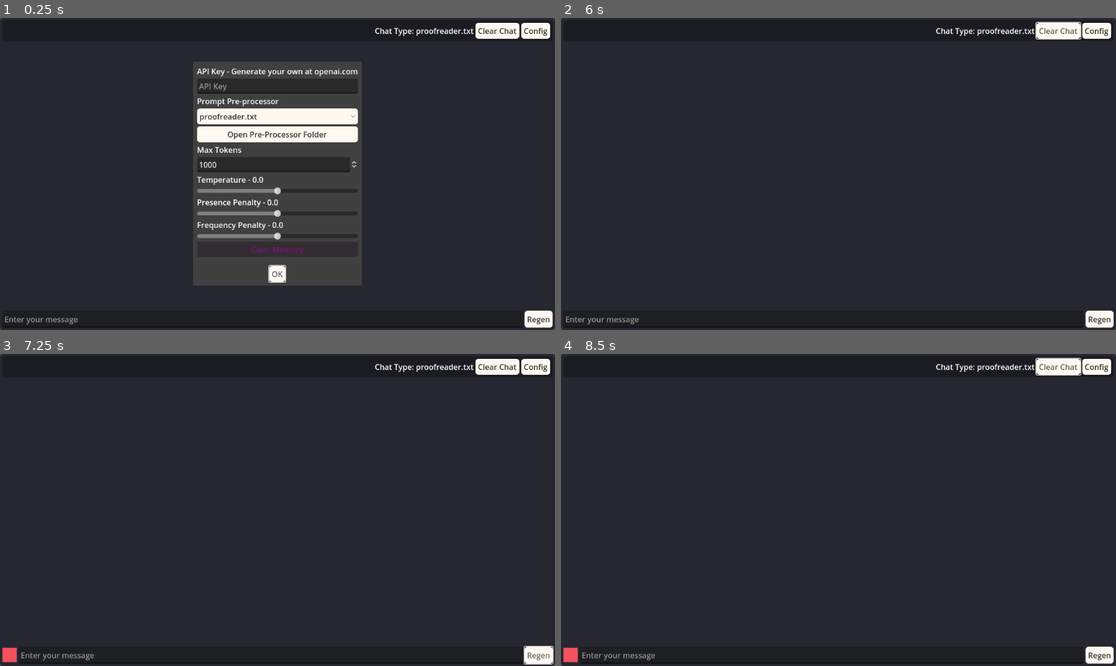
Above: before the commit, frames 1-4 (two rows, left to right).
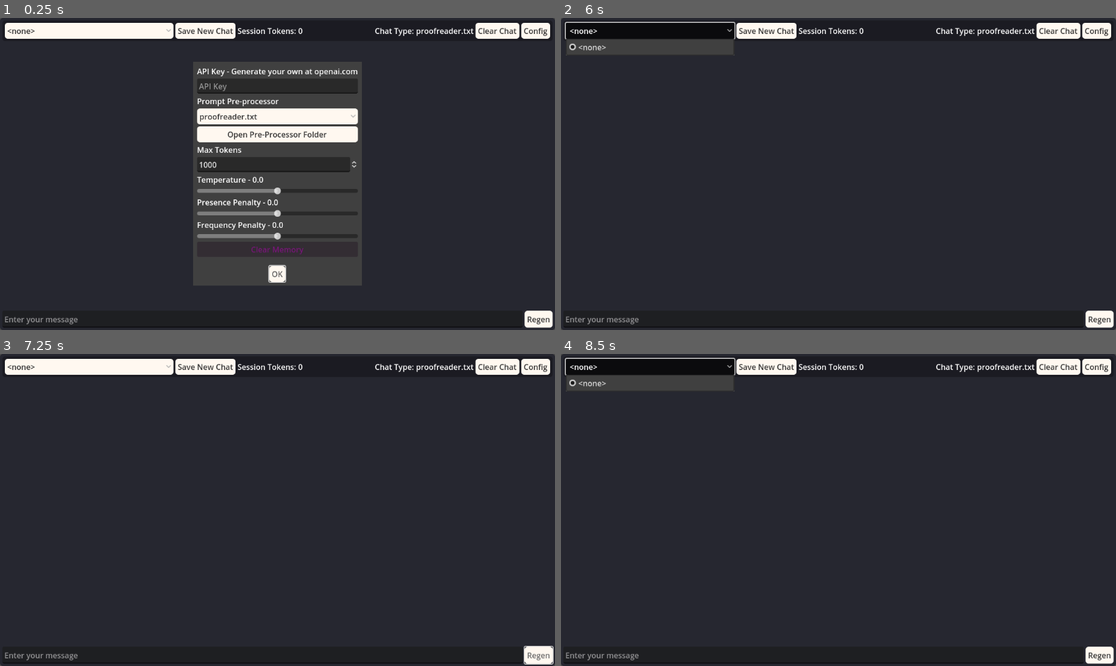
Above: after the commit, the same moments.

Repository: CDcruzCode/Quasai-GPT-Client
Game: Godot game, scene res://main_chat.tscn
Two runs of this game, one before a commit and one after it. Both use one fixed random seed, a clock stepped at 60 frames per second and the inputs below.
Inputs (mouse positions are in pixels of both pictures, inside the frame that each line leads up to):
- Up to frame 1 (0.25 s): no input
- Up to frame 2 (6 s): click (821, 320) at 0.52 s; type "Alex" at 0.6 s; click (838, 86) at 0.75 s; type "12" at 0.83 s; click (649, 30) at 1.25 s, where only the run after the commit has a clickable "<none>"; click (766, 30) at 2 s, where only the run after the commit has a clickable "Save New Chat"; click "Regen" at 2.75 s; click "OK" at 3.5 s; click "Clear Chat" at 4.25 s; click "Clear Chat" at 5 s; click (649, 30) at 5.75 s, where only the run after the commit has a clickable "<none>"
- Up to frame 3 (7.25 s): click "Regen" at 6.5 s
- Up to frame 4 (8.5 s): click "Clear Chat" at 7.25 s; click (649, 366) at 8 s, where only the run after the commit has a clickable "<none>"

The runs differ from the first frame. In frame 1, 2.2% of the frame differs, in the area x 0-55%, y 1-7%; in frame 2, 2.4%; in frame 3, 2.5%; in frame 4, 2.7%, in the area x 0-94%, y 1-100%.
Error before the commit: Cannot call method 'queue_free' on a null value. (res://scripts/chat.gd:206)

Commit message:
Add files via upload

Diff:
--- a/main_chat.tscn
+++ b/main_chat.tscn
@@ -29,8 +29,24 @@
 alignment = 2
 metadata/_edit_lock_ = true
 
+[node name="saved_chats_list" type="OptionButton" parent="vbox/PanelContainer/hbox2"]
+custom_minimum_size = Vector2(350, 0)
+layout_mode = 2
+size_flags_horizontal = 0
+
+[node name="save_chat_button" type="Button" parent="vbox/PanelContainer/hbox2"]
+layout_mode = 2
+size_flags_horizontal = 0
+text = "Save New Chat"
+
+[node name="session_tokens" type="Label" parent="vbox/PanelContainer/hbox2"]
+layout_mode = 2
+size_flags_horizontal = 3
+text = "Session Tokens: 0"
+
 [node name="chat_label" type="Label" parent="vbox/PanelContainer/hbox2"]
 layout_mode = 2
+text = "Chat Type"
 horizontal_alignment = 2
 
 [node name="clear_chat" type="Button" parent="vbox/PanelContainer/hbox2"]
@@ -68,6 +84,7 @@
 layout_mode = 2
 size_flags_horizontal = 3
 placeholder_text = "Enter your message"
+wrap_mode = 1
 scroll_fit_content_height = true
 
 [node name="regen" type="Button" parent="vbox/hbox"]
@@ -76,7 +93,6 @@
 
 [node name="config_popup" type="AcceptDialog" parent="."]
 size = Vector2i(350, 465)
-visible = true
 borderless = true
 
 [node name="vbox" type="VBoxContainer" parent="config_popup"]
@@ -155,3 +171,24 @@
 layout_mode = 2
 disabled = true
 text = "Clear Memory"
+
+[node name="save_chat_popup" type="ConfirmationDialog" parent="."]
+initial_position = 2
+title = "New Chat Name"
+size = Vector2i(350, 100)
+always_on_top = true
+ok_button_text = "Save"
+
+[node name="save_chat_name" type="LineEdit" parent="save_chat_popup"]
+offset_left = 8.0
+offset_top = 8.0
+offset_right = 342.0
+offset_bottom = 49.0
+placeholder_text = "enter name"
+
+[node name="quit_popup" type="ConfirmationDialog" parent="."]
+initial_position = 2
+title = "Save & Quit?"
+size = Vector2i(200, 82)
+ok_button_text = "Save & Quit"
+cancel_button_text = "Quit"
--- a/message_box.tscn
+++ b/message_box.tscn
@@ -1,4 +1,6 @@
-[gd_scene load_steps=2 format=3 uid="uid://dufgj34v5fdh4"]
+[gd_scene load_steps=3 format=3 uid="uid://dufgj34v5fdh4"]
+
+[ext_resource type="Script" path="res://scripts/message_box.gd" id="1_jmfhu"]
 
 [sub_resource type="StyleBoxEmpty" id="StyleBoxEmpty_roovv"]
 
@@ -17,8 +19,11 @@
 custom_minimum_size = Vector2(700, 30)
 layout_mode = 2
 size_flags_horizontal = 8
+mouse_default_cursor_shape = 2
+script = ExtResource("1_jmfhu")
 
 [node name="msg" type="RichTextLabel" parent="message_box"]
 layout_mode = 2
+mouse_filter = 2
 text = "test dsfh sdfh sfhdfss sdfhs "
 fit_content = true
--- a/project.godot
+++ b/project.godot
@@ -16,6 +16,8 @@
 config/custom_user_dir_name="chatgpt_client"
 config/features=PackedStringArray("4.0", "GL Compatibility")
 config/icon="res://icon.svg"
+config/auto_accept_quit=false
+config/quit_on_go_back=false
 
 [dotnet]
 
--- a/scripts/chat.gd
+++ b/scripts/chat.gd
@@ -9,6 +9,11 @@
 @onready var chat_label = $vbox/PanelContainer/hbox2/chat_label
 @onready var clear_chat_button = $vbox/PanelContainer/hbox2/clear_chat
 @onready var regen_button = $vbox/hbox/regen
+@onready var session_tokens_display = $vbox/PanelContainer/hbox2/session_tokens
+@onready var save_chat_popup = $save_chat_popup
+@onready var save_chat_name = $save_chat_popup/save_chat_name
+@onready var save_chat_button = $vbox/PanelContainer/hbox2/save_chat_button
+@onready var saved_chats_list:OptionButton = $vbox/PanelContainer/hbox2/saved_chats_list
 
 @onready var config_popup = $config_popup
 @onready var config_button = $vbox/PanelContainer/hbox2/config
@@ -28,6 +33,7 @@
 var TEMPERATURE:float = 1.4
 var PRESENCE:float = 0.4
 var FREQUENCY:float = 1.0
+var session_token_total:int = 0
 
 var bot_thinking:bool = false
 var chat_memory:PackedStringArray = []
@@ -40,16 +46,24 @@
 
 func _ready():
 	copy_prompts_folder()
+	var dir = DirAccess.open("user://")
+	dir.make_dir("user://saved_conversations")
 
 	user_input.gui_input.connect(user_gui)
 	loading.hide()
 	config_popup.hide()
+	reload_chats_list()
+	saved_chats_list.item_selected.connect(load_saved_chat)
 
 	config_button.pressed.connect(func(): config_popup.popup_centered())
 	config_popup.confirmed.connect(save_config)
 	clear_chat_button.pressed.connect(clear_chat)
 	regen_button.pressed.connect(regen_message)
+	save_chat_button.pressed.connect(func(): save_chat_popup.popup_centered())
+	save_chat_popup.confirmed.connect(save_new_chat)
 	$config_popup/vbox/processor_folder.pressed.connect(func(): OS.shell_open(ProjectSettings.globalize_path("user://prompts")))
+	$quit_popup.confirmed.connect(on_save_quit)
+	$quit_popup.canceled.connect(func(): get_tree().quit())
 
 	await get_tree().process_frame
 	prompt_types = list_folders_in_directory("user://prompts/")
@@ -76,6 +90,8 @@
 
 func _on_openai_request_success(data):
 	print("Request succeeded:", data)
+	session_token_total += data.usage.total_tokens
+	session_tokens_display.text = "Session Tokens: "+str(session_token_total)
 	#print(data.choices[0].message.content)
 	var reply:String = data.choices[0].message.content
 	reply = reply.replace("&amp;", "&")
@@ -144,21 +160,30 @@
 	chat_scroll.scroll_vertical = chat_scroll.get_v_scroll_bar().max_value
 
 #On ENTER pressed, send message instead of adding a new line.
+var CTRL_KEY:bool = false
 func user_gui(event:InputEvent):
 	if event is InputEventKey:
-		if event.keycode == KEY_ENTER && event.is_pressed() && !bot_thinking:
+		if event.keycode == KEY_CTRL:
+			if event.pressed:
+				print("Ctrl key is held down")
+				CTRL_KEY = true
+			else:
+				print("Ctrl key is released")
+				CTRL_KEY = false
+
+		if !CTRL_KEY && event.keycode == KEY_ENTER && event.is_pressed() && !bot_thinking:
 			send_message(user_input.text)
 			await get_tree().process_frame
 			user_input.text = ""
 
 
-func send_message(msg:String, role:String = "user", model:String = "gpt-3.5-turbo" ):
+func send_message(msg:String, model:String = "gpt-3.5-turbo" ):
 	bot_thinking = true
 	loading.show()
 	print("USER MSG: "+msg)
 	var chat_array:Array = []
 
-	chat_memory.append("\n<USER> "+msg)
+	chat_memory.append("<USER> "+msg)
 
 
 	var new_msg = message_box.instantiate()
@@ -200,6 +225,9 @@
 	chat_memory.clear()
 
 func regen_message(role:String = "user", model:String = "gpt-3.5-turbo"):
+	if(bot_thinking || chat_memory.is_empty()):
+		return
+
 	bot_thinking = true
 	loading.show()
 	chat_memory.remove_at(chat_memory.size()-1)
@@ -222,14 +250,118 @@
 	openai.make_request("completions", HTTPClient.METHOD_POST, data)
 
 
-
-
-
-
-
-
-
-
+func save_new_chat():
+	var chat_name:String = save_chat_name.text.strip_edges()
+	if(chat_name.is_empty() || !chat_name.is_valid_filename()):
+		return
+
+	if(chat_memory.is_empty()):
+		return
+
+	var dir = DirAccess.open("user://saved_conversations")
+	if(dir.file_exists("user://saved_conversations"+chat_name)):
+		return
+
+	var file:FileAccess = FileAccess.open("user://saved_conversations/"+chat_name, FileAccess.WRITE)
+	if(file != null):
+		file.store_var(chat_memory, true)
+	else:
+		printerr("Chat did not save")
+
+	reload_chats_list(chat_name)
+
+func reload_chats_list(new_select:String = "<none>"):
+	var dir = DirAccess.open("user://saved_conversations")
+	if(!dir.dir_exists("user://saved_conversations")):
+		return
+
+	var chat_list:PackedStringArray = list_folders_in_directory("user://saved_conversations")
+
+	saved_chats_list.clear()
+	saved_chats_list.add_item("<none>", 0)
+	for a in chat_list:
+		saved_chats_list.add_item(a)
+
+	set_button_by_text(saved_chats_list, new_select)
+
+func set_button_by_text(option_button:OptionButton, text:String):
+	for i in range(option_button.get_item_count()):
+		var item_text = option_button.get_item_text(i)
+		if item_text == text:
+			option_button.select(i)
+			break
+
+func load_saved_chat(id:int):
+	if(id == 0):
+		return
+
+	bot_thinking = true
+	loading.show()
+
+	var selected_name:String = saved_chats_list.get_item_text(id)
+	clear_chat()
+	var file = FileAccess.open("user://saved_conversations/"+selected_name, FileAccess.READ)
+	if(file.get_error() != OK):
+		return
+	chat_memory = file.get_var(true)
+
+	for msg in chat_memory:
+		print(msg)
+		var new_msg = message_box.instantiate()
+
+		if(msg.strip_edges().begins_with("<USER>")):
+			new_msg.get_node("message_box").size_flags_horizontal = Control.SIZE_SHRINK_END
+			new_msg.get_node("message_box/msg").text = msg.strip_edges().trim_prefix("<USER> ")
+			new_msg.get_node("message_box").self_modulate = user_color
+			chat_log.add_child(new_msg)
+		else:
+			new_msg.get_node("message_box").size_flags_horizontal = Control.SIZE_SHRINK_BEGIN
+			new_msg.get_node("message_box/msg").text = msg
+			new_msg.get_node("message_box").self_modulate = bot_color
+			chat_log.add_child(new_msg)
+
+	await get_tree().process_frame
+	chat_scroll.scroll_vertical = chat_scroll.get_v_scroll_bar().max_value
+
+	bot_thinking = false
+	loading.hide()
+
+
+
+#########################
+#QUITTING CODE
+#########################
+func _notification(what):
+	if what == NOTIFICATION_WM_CLOSE_REQUEST:
+		if(saved_chats_list.selected == 0):
+			get_tree().quit()
+			return
+
+		$quit_popup.popup_centered()
+
+
+func on_save_quit():
+	if(chat_memory.is_empty()):
+		get_tree().quit()
+		return
+	print("save quit")
+	var chat_name:String = saved_chats_list.get_item_text(saved_chats_list.selected)
+	var dir = DirAccess.open("user://saved_conversations")
+	if(!dir.file_exists("user://saved_conversations/"+chat_name)):
+		return
+
+	var file:FileAccess = FileAccess.open("user://saved_conversations/"+chat_name, FileAccess.WRITE)
+	if(file != null):
+		file.store_var(chat_memory, true)
+	else:
+		printerr("Chat did not save")
+	get_tree().quit()
+
+
+
+#########################
+#CODE SNIPPETS
+#########################
 func load_file_as_string(path):
 	var file = FileAccess.open(path, FileAccess.READ)
 	var content : String
@@ -276,7 +408,7 @@
 	await get_tree().process_frame
 	dir.make_dir("user://prompts")
 	for f in file_list:
-		var success = dir.copy("res://scripts/prompts/"+f, destination_folder_path+f)
+		dir.copy("res://scripts/prompts/"+f, destination_folder_path+f)
 #		if success == OK:
 #			print("Folder copied successfully!")
 #		else:
--- /dev/null
+++ b/scripts/message_box.gd
@@ -0,0 +1,9 @@
+extends PanelContainer
+@onready var msg = $msg
+
+func _ready():
+	self.gui_input.connect(copy_text)
+
+func copy_text(event:InputEvent):
+	if event.is_pressed():
+		DisplayServer.clipboard_set(msg.text)
